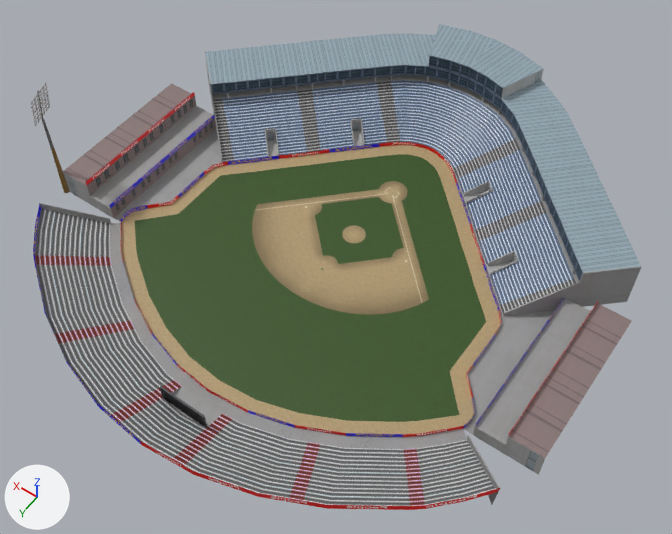
Renders of the FBX model Assets/BaseBall_stadium/Art/BB_Staidum_1.fbx from each side of a commit.
Camera for both pictures: a camera (50 mm lens) standing at (-152.0, 196.0, 325.0) and looking at (-10.0, -2.0, 13.0). The axes (+X, +Y, +Z) are drawn at lower left. The lights are the same throughout. Where no turn or scale is listed for an object, it has been applied to the vertices.

Names of what the first picture shows: 'BB_Ground', 'BB_Ground_Light', 'BB_ground_Ads1', 'BB_ground_Ads2', 'BB_staidum_part_1', 'BB_staidum_part_3', 'BB_staidum_part_4', 'BB_staidum_part_5', 'Black_Board1'.
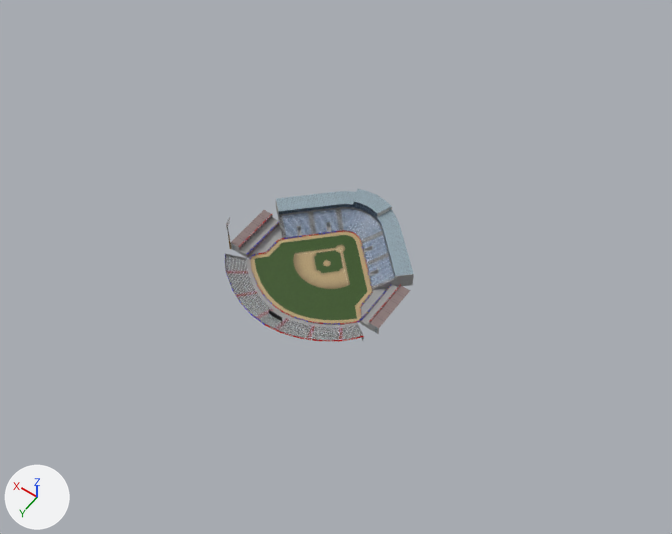
Patch to the scene script:
```diff
--- a/Assets/BaseBall_stadium/Art/BB_Staidum_1.fbx.py
+++ b/Assets/BaseBall_stadium/Art/BB_Staidum_1.fbx.py
@@ ob_black_board1 @@
 ob_black_board1 = bpy.data.objects.new('Black_Board1', me_mesh_006)
-ob_black_board1.location = (10.89, 84.32, 1.665)
-ob_black_board1.rotation_euler = (1.571, 0.0, -3.142)  # degrees (90, 0, -180)
-ob_black_board1.scale = (0.01, 0.01, 0.01)
+ob_black_board1.parent = ob_group1
+ob_black_board1.location = (1089.0, 166.5, -8432.0)
+ob_black_board1.rotation_euler = (0.0, -3.142, 0.0)  # degrees (0, -180, 0)
@@ ob_bb_staidum_part_5 @@
-ob_bb_staidum_part_5 = bpy.data.objects.new('BB_staidum_part_5', me_mesh_005)
-ob_bb_staidum_part_5.location = (-0.288, 70.79, -0.0321)
-ob_bb_staidum_part_5.rotation_euler = (1.571, 0.0, 0.0)  # degrees (90, 0, 0)
-ob_bb_staidum_part_5.scale = (0.01, 0.01, 0.01)
+ob_bb_staidum_part_5 = bpy.data.objects.new('BB_staidum_part_5', None)
+ob_bb_staidum_part_5.parent = ob_group1
+ob_bb_staidum_part_5.location = (-28.8, -3.208, -7079.0)
@@ ob_bb_ground @@
 ob_bb_ground = bpy.data.objects.new('BB_Ground', me_mesh_007)
+ob_bb_ground.parent = ob_group1
 ob_bb_ground.location = (0.0, 0.0, 0.0)
-ob_bb_ground.rotation_euler = (1.571, 0.0, 0.0)  # degrees (90, 0, 0)
-ob_bb_ground.scale = (0.01, 0.01, 0.01)
@@ ob_bb_ground_ads1 @@
 ob_bb_ground_ads1 = bpy.data.objects.new('BB_ground_Ads1', me_mesh_002)
-ob_bb_ground_ads1.location = (-0.288, 70.79, -0.0321)
-ob_bb_ground_ads1.rotation_euler = (1.571, 0.0, 0.0)  # degrees (90, 0, 0)
-ob_bb_ground_ads1.scale = (0.01, 0.01, 0.01)
+ob_bb_ground_ads1.parent = ob_group1
+ob_bb_ground_ads1.location = (-28.79, -3.208, -7079.0)
@@ ob_bb_ground_ads2 @@
 ob_bb_ground_ads2 = bpy.data.objects.new('BB_ground_Ads2', me_mesh_001)
-ob_bb_ground_ads2.location = (-0.288, 70.79, -0.0321)
-ob_bb_ground_ads2.rotation_euler = (1.571, 0.0, 0.0)  # degrees (90, 0, 0)
-ob_bb_ground_ads2.scale = (0.01, 0.01, 0.01)
+ob_bb_ground_ads2.parent = ob_group1
+ob_bb_ground_ads2.location = (-28.79, -3.208, -7079.0)
@@ ob_bb_staidum_part_3 @@
 ob_bb_staidum_part_3 = bpy.data.objects.new('BB_staidum_part_3', me_mesh_009)
-ob_bb_staidum_part_3.location = (-0.346, -96.18, -0.0321)
-ob_bb_staidum_part_3.rotation_euler = (1.571, 0.0, 0.0)  # degrees (90, 0, 0)
-ob_bb_staidum_part_3.scale = (0.01, 0.01, 0.01)
+ob_bb_staidum_part_3.parent = ob_group1
+ob_bb_staidum_part_3.location = (-34.64, -3.208, 9618.0)
@@ ob_bb_ground_light @@
 ob_bb_ground_light = bpy.data.objects.new('BB_Ground_Light', me_mesh_008)
-ob_bb_ground_light.location = (125.6, 27.87, 0.0)
-ob_bb_ground_light.rotation_euler = (1.571, 0.0, 0.0)  # degrees (90, 0, 0)
-ob_bb_ground_light.scale = (0.01, 0.01, 0.01)
+ob_bb_ground_light.parent = ob_group1
+ob_bb_ground_light.location = (12556.0, 0.0000534, -2787.0)
@@ ob_bb_staidum_part_4 @@
 ob_bb_staidum_part_4 = bpy.data.objects.new('BB_staidum_part_4', me_mesh_004)
-ob_bb_staidum_part_4.location = (79.45, -10.36, -0.0321)
-ob_bb_staidum_part_4.rotation_euler = (1.571, 0.0, 0.0)  # degrees (90, 0, 0)
-ob_bb_staidum_part_4.scale = (0.01, 0.01, 0.01)
+ob_bb_staidum_part_4.parent = ob_group1
+ob_bb_staidum_part_4.location = (7945.0, -3.208, 1036.0)
@@ ob_bb_staidum_part_1 @@
 ob_bb_staidum_part_1 = bpy.data.objects.new('BB_staidum_part_1', me_mesh_003)
-ob_bb_staidum_part_1.location = (-80.02, -1.188, -0.0321)
-ob_bb_staidum_part_1.rotation_euler = (1.571, 0.0, 0.0)  # degrees (90, 0, 0)
-ob_bb_staidum_part_1.scale = (0.01, 0.01, 0.01)
+ob_bb_staidum_part_1.parent = ob_group1
+ob_bb_staidum_part_1.location = (-8002.0, -3.208, 118.8)
@@ ob_group1 @@
+ob_group1 = bpy.data.objects.new('group1', None)
+ob_group1.location = (0.0, 0.0, 0.0)
+ob_group1.rotation_euler = (1.571, 0.0, 0.0)  # degrees (90, 0, 0)
+ob_group1.scale = (0.0032, 0.0032, 0.0032)
@@ ob_polysurface1 @@
+ob_polysurface1 = bpy.data.objects.new('polySurface1', me_mesh_005_1)  # 29 vertices, 19 faces; spans x -37.52..-23.75, y 8.23..22.69, z -0.08..5.07; in mat_bb_stadium_01 (picture img_bb_stadium_01_psd)
+ob_polysurface1.location = (0.5, 0.3, 0.0)
@@ ob_polysurface6 @@
+ob_polysurface6 = bpy.data.objects.new('polySurface6', me_mesh_010)  # 15 vertices, 8 faces; spans x 17.8..31.6, y 12.3..28.0, z 0.0..5.1; in mat_bb_stadium_01 (picture img_bb_stadium_01_psd)
+ob_polysurface6.location = (0.0, 0.0, 0.0)
@@ ob_polysurface7 @@
+ob_polysurface7 = bpy.data.objects.new('polySurface7', me_mesh_011)  # 12 vertices, 5 faces; spans x -15.36..-5.99, y 20.39..33.67, z -0.01..5.07; in mat_bb_stadium_01 (picture img_bb_stadium_01_psd)
+ob_polysurface7.location = (0.0, 0.0, 0.0)
@@ ob_polysurface3 @@
+ob_polysurface3 = bpy.data.objects.new('polySurface3', me_mesh_007_1)  # 37 vertices, 26 faces; spans x -7.8..7.6, y 22.1..34.4, z 0.0..5.1; in mat_bb_stadium_01 (picture img_bb_stadium_01_psd)
+ob_polysurface3.location = (0.0, 0.0, 0.0)
@@ ob_polysurface4 @@
+ob_polysurface4 = bpy.data.objects.new('polySurface4', me_mesh_008_1)  # 21 vertices, 12 faces; spans x 5.8..22.5, y 17.6..33.7, z 0.0..5.1; in mat_bb_stadium_01 (picture img_bb_stadium_01_psd)
+ob_polysurface4.location = (0.0, 0.0, 0.0)
@@ ob_polysurface2 @@
+ob_polysurface2 = bpy.data.objects.new('polySurface2', me_mesh_006_1)  # 26 vertices, 16 faces; spans x -9.2..9.2, y -8.9..8.9, z -2.5..2.5; in mat_bb_stadium_01 (picture img_bb_stadium_01_psd)
+ob_polysurface2.location = (-21.0, 22.6, 2.5)
@@ ob_polysurface5 @@
+ob_polysurface5 = bpy.data.objects.new('polySurface5', me_mesh_009_1)  # 24 vertices, 15 faces; spans x 25.19..37.33, y 8.23..21.63, z -0.08..5.07; in mat_bb_stadium_01 (picture img_bb_stadium_01_psd)
+ob_polysurface5.location = (0.0, 0.0, 0.0)
```

Boxes (x1, y1, x2, y2) around the edits, measured in the pictures (672 x 534 px):
'BB_Ground', moved, turned, rescaled
    before: (121, 145, 501, 435)
    after: (250, 232, 372, 323)
'BB_staidum_part_3', moved, turned, rescaled
    before: (205, 24, 641, 316)
    after: (276, 189, 414, 290)
'BB_staidum_part_5', no longer drawn
    before: (33, 203, 500, 510)
'BB_staidum_part_1', moved, turned, rescaled
    before: (463, 298, 631, 475)
    after: (358, 284, 410, 334)
'BB_staidum_part_4', moved, turned, rescaled
    before: (63, 83, 222, 222)
    after: (231, 210, 282, 259)
'BB_ground_Ads1', moved, turned, rescaled
    before: (121, 142, 431, 392)
    after: (250, 231, 354, 311)
'BB_ground_Ads2', moved, turned, rescaled
    before: (209, 148, 501, 437)
    after: (282, 233, 372, 324)
'BB_Ground_Light', moved, turned, rescaled
    before: (30, 83, 69, 193)
    after: (226, 218, 231, 249)
'polySurface4', added
    after: (232, 285, 272, 315)
'polySurface2', added
    after: (298, 322, 340, 342)
'Black_Board1', moved, turned, rescaled
    before: (160, 386, 207, 428)
    after: (269, 310, 282, 321)
'polySurface3', added
    after: (251, 305, 294, 332)
'polySurface6', added
    after: (225, 269, 257, 290)
'polySurface5', added
    after: (225, 253, 251, 271)
'polySurface1', added
    after: (339, 322, 364, 341)
'polySurface7', added
    after: (280, 318, 308, 338)
